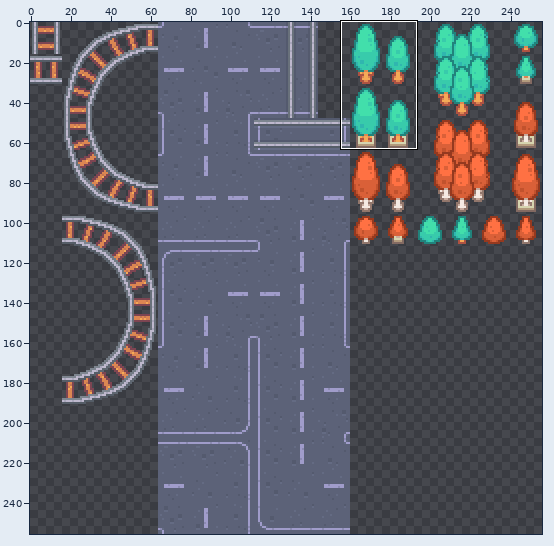
Edited in one commit: sprite sheet (TrainGame-Godot/Images/tilesheet_objects.png). Above, an overview of the earlier version with the close-up marked.
Close-up. Earlier state:
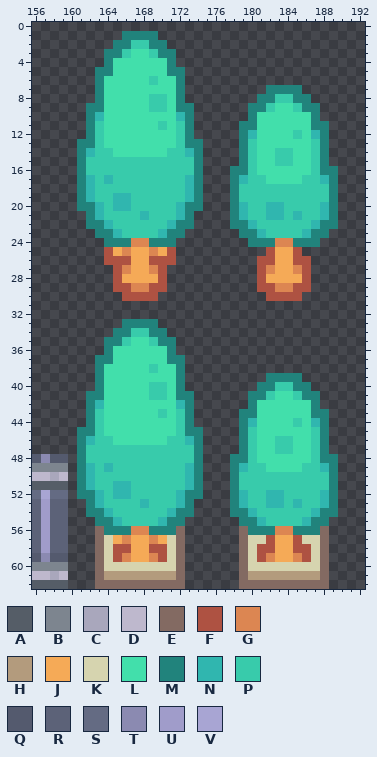
The file is 256x256 pixels. Colours within 5 levels of each other are drawn and written as one. Shown: x 156..192, y 0..62. The commit also changed other parts of the picture, which this record leaves out.
Palette (. is transparent): A #555d67  B #7d858f  C #a9a7bc  D #beb8cd  E #836a62  F #ae5242  G #dc8652  H #b39b7d  J #f5aa57  K #d6d4af  L #42dfab  M #21837c  N #30b6af  P #38cbab  Q #545a6e  R #5c6278  S #646b83  T #8b8ab1  U #a09cca  V #a8a5d3
Pixels before, first column x 156:
 1 ..........MMMM....................
 2 .........MMPPMM...................
 3 ........MMPLLPMM..................
 4 ........MLLLLLLM..................
 5 .......MMLLLLLLMM.................
 6 .......MLLLLLPLLM.................
 7 .......MLLLLLLLLM.........MMMM....
 8 .......MLLLLLPPLM........MMPPMM...
 9 ......MMLLLLLPPLMM......MMPLLPMM..
10 ......MNLLLLLLLLNM......MLLLLLLM..
11 ......MPLLLLLLPLPM.....MMLLLLLLMM.
12 ......MPLLLLLLLLPM.....MNLLLLPLNM.
13 .....MMPLLLLLLLLPMM....MPLLLLLLPM.
14 .....MNPPLLLLLLPPNM....MPLLPPLLPM.
15 .....MPPPPPPPPPPPPM....MPLLPPLLPM.
16 .....MPPPPPPPPPPPPM...MMPLLLLLLPMM
17 .....MNPNPPPPPPPPNM...MNPPLLLLPPNM
18 .....MNPPPPPPPPPPNM...MPPPPPPPPPPM
19 .....MNPPNNPPPPPPNM...MPPPPPPPPPPM
20 .....MMNPNNPPPPPNMM...MNPPNNPPPPNM
21 ......MNPPPPNPPPNM....MNPPNNPNPPNM
22 ......MMNPPPPPPNMM....MMNPPPPPPNMM
23 .......MMNPPPPNMM......MMNPPPPNMM.
24 ........MMMGGMMM........MMMGGMMM..
25 ........FJGJJGJF..........FJJF....
26 ........FFFJJFFF.........FFJJFF...
27 .........FGJJGF..........FGJJGF...
28 .........FJJJJF..........FJJJJF...
29 .........FFGGFF..........FFGGFF...
30 ..........FFFF............FFFF....
31 ..................................
32 ..................................
33 ..........MMMM....................
34 .........MMPPMM...................
35 ........MMPLLPMM..................
36 ........MLLLLLLM..................
37 .......MMLLLLLLMM.................
38 .......MLLLLLPLLM.................
39 .......MLLLLLLLLM.........MMMM....
40 .......MLLLLLPPLM........MMPPMM...
41 ......MMLLLLLPPLMM......MMPLLPMM..
42 ......MNLLLLLLLLNM......MLLLLLLM..
43 ......MPLLLLLLPLPM.....MMLLLLLLMM.
44 ......MPLLLLLLLLPM.....MNLLLLPLNM.
45 .....MMPLLLLLLLLPMM....MPLLLLLLPM.
46 .....MNPPLLLLLLPPNM....MPLLPPLLPM.
47 .....MPPPPPPPPPPPPM....MPLLPPLLPM.
48 QTQQ.MPPPPPPPPPPPPM...MMPLLLLLLPMM
49 BBBB.MNPNPPPPPPPPNM...MNPPLLLLPPNM
50 DDCD.MNPPPPPPPPPPNM...MPPPPPPPPPPM
51 AAAA.MNPPNNPPPPPPNM...MPPPPPPPPPPM
52 SVSS.MMNPNNPPPPPNMM...MNPPNNPPPPNM
53 RURR..MNPPPPNPPPNM....MNPPNNPNPPNM
54 RURR..MMNPPPPPPNMM....MMNPPPPPPNMM
55 RURR...MMNPPPPNMM......MMNPPPPNMM.
56 RURR...EMMMGGMMME......EMMMGGMMME.
57 RURR...EKJGJJGJKE......EKKFJJFKKE.
58 RURR...EKFFJJFFKE......EKFFJJFFKE.
59 QTQQ...EKFGJJGFKE......EKFGJJGFKE.
60 BBBB...EKKKKKKKKE......EKKKKKKKKE.
61 DDCD...EHHHHHHHHE......EHHHHHHHHE.
62 AAAA...EEEEEEEEEE......EEEEEEEEEE.
After:
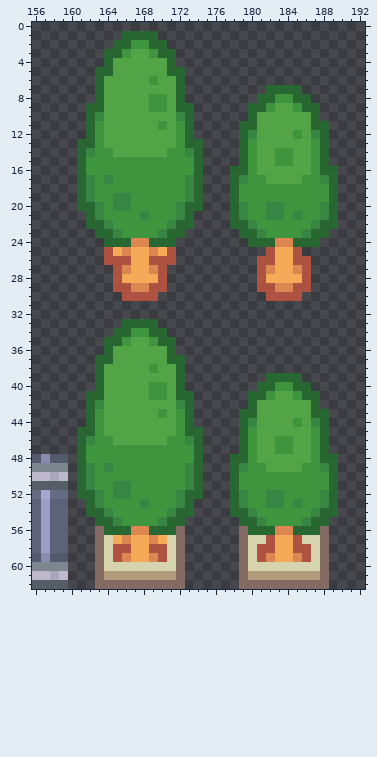
Diff:
colour L: #42dfab -> #52a447
colour M: #21837c -> #296732
colour N: #30b6af -> #378643
colour P: #38cbab -> #3e953e
Boxes around the changes in both close-ups, in picture pixels (x1, y1, x2, y2):
changed: (77, 31, 338, 247)
changed: (77, 319, 338, 535)
